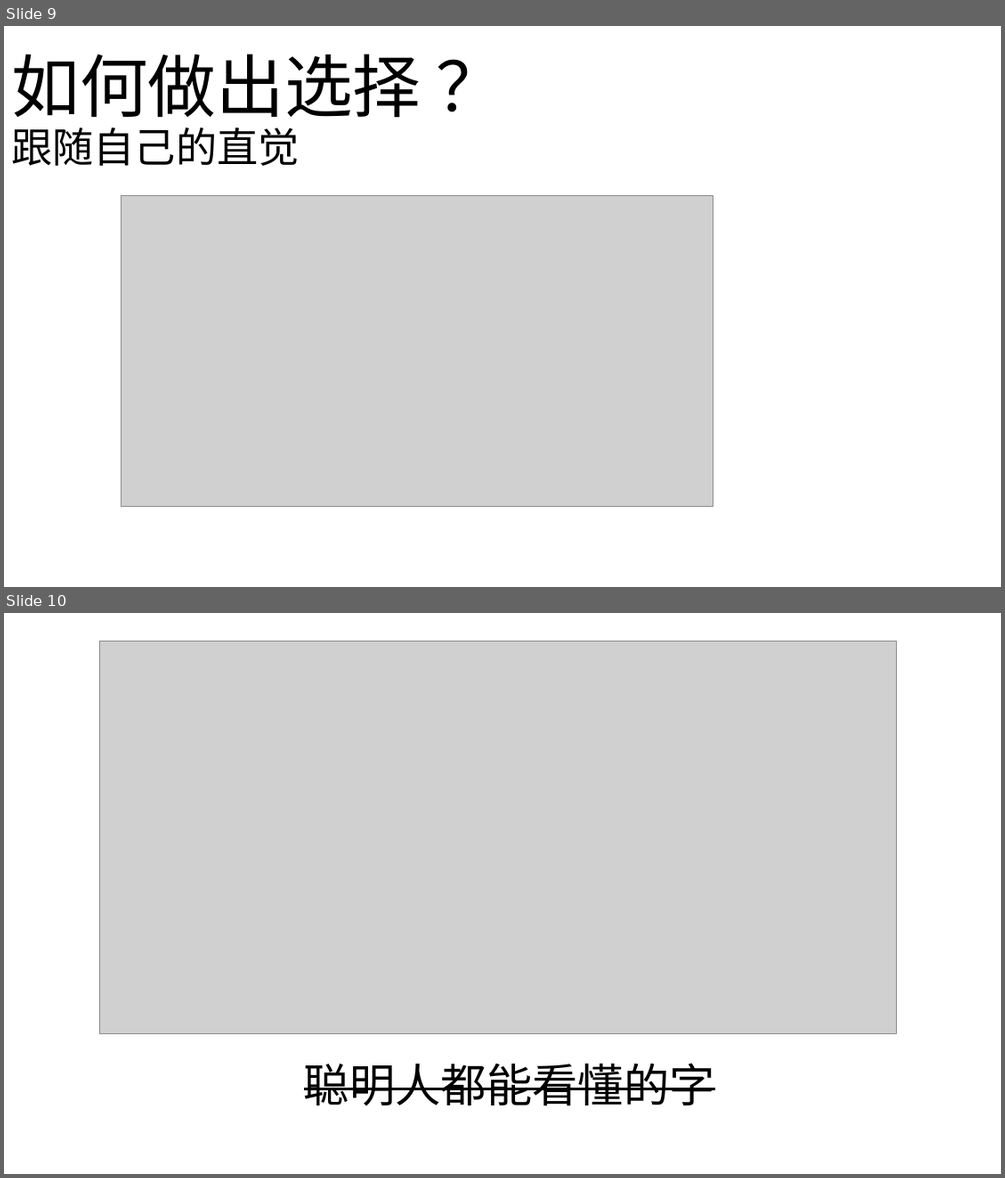
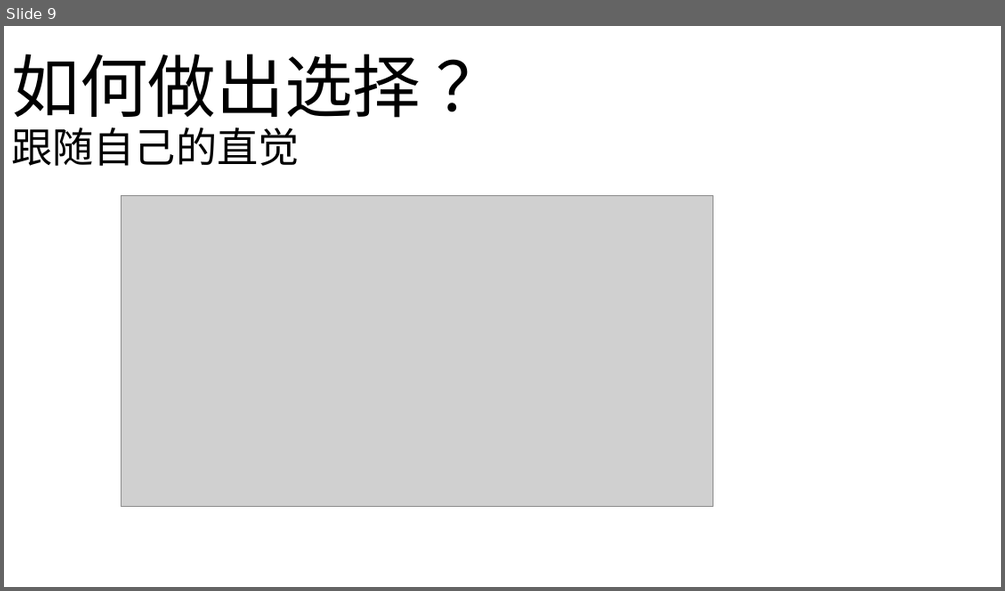
Before and after one commit to BambooDay/OI, a slide deck: 激情演讲.pptx. Shown one above the other, each under a label of ours: slides 9 and 10 before the commit, slide 9 after it. The pictures are 1005x1178 and 1005x591 pixels, drawn with LibreOffice and Linux fonts; fonts in the diff are those of the drawing; grey boxes stand for pictures. Boxes give left, top, right and bottom in pixels: in the first picture for what was removed or moved away, otherwise in the second. Text is boxed around its words. In the diff, an @@ line names an element or a change of style, - is before the commit and + after.

```diff
--- a/激情演讲.pptx
+++ b/激情演讲.pptx
@@ slide 10 removed at (4,613,1001,1174), background #FFFFFF @@
@@ picture removed at (99,641,896,1033) @@
@@ text removed at (304,1062,715,1106) @@
-聪明人都能看懂的字
```
Also in this commit, not shown: 4 slides changed, 1 slide added, 2 other files.
